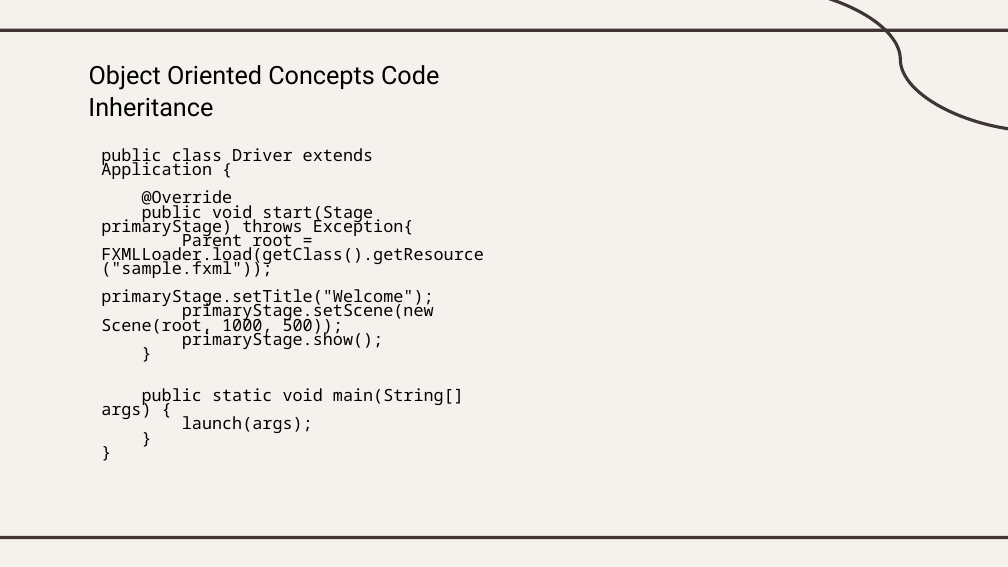
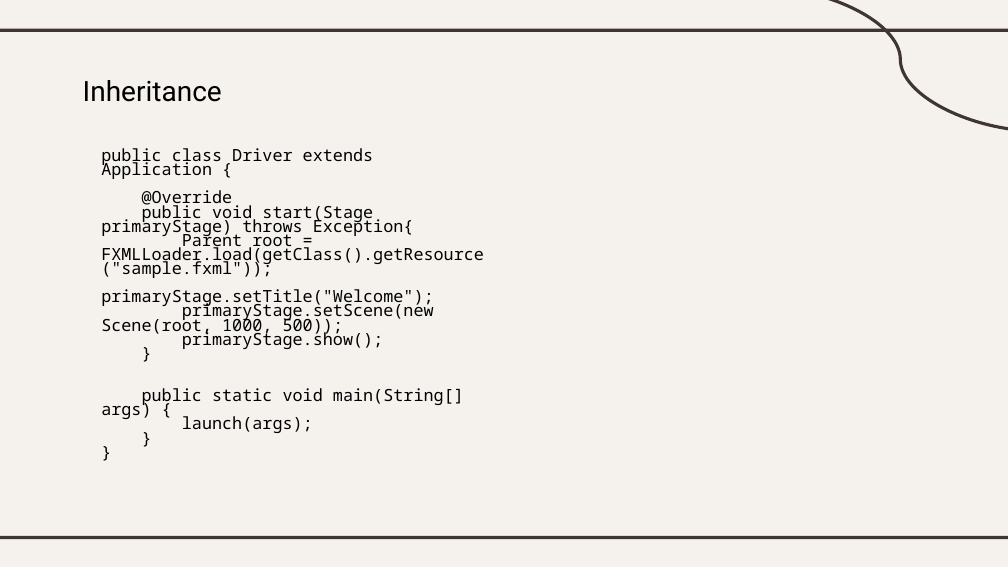
Before and after one commit to CSYE6200-OOD-Spring2024/s3_ProjectGroup08, a slide deck: slide 8 of Group 8.ppt. Drawn at 1008x567 pixels with LibreOffice and Linux fonts; fonts in the diff are those of the drawing. Boxes give left, top, right and bottom in pixels: in the first picture for what was removed or moved away, otherwise in the second. Text is boxed around its words. In the diff, an @@ line names an element or a change of style, - is before the commit and + after.

Commit message:
Changing the PPT

```diff
--- a/Group 8.ppt
+++ b/Group 8.ppt
@@ text "Inheritance": place and size @@
-text "Inheritance" at [88, 97, 213, 117]
+text "Inheritance" at [83, 80, 222, 102]
@@ text "Inheritance" at [83, 80, 222, 102]: size 18 to 20 pt @@
@@ title removed at [89, 65, 439, 90] @@
-Object Oriented Concepts Code
```
Also in this commit, not shown: 3 other slides changed, 1 slide added.
